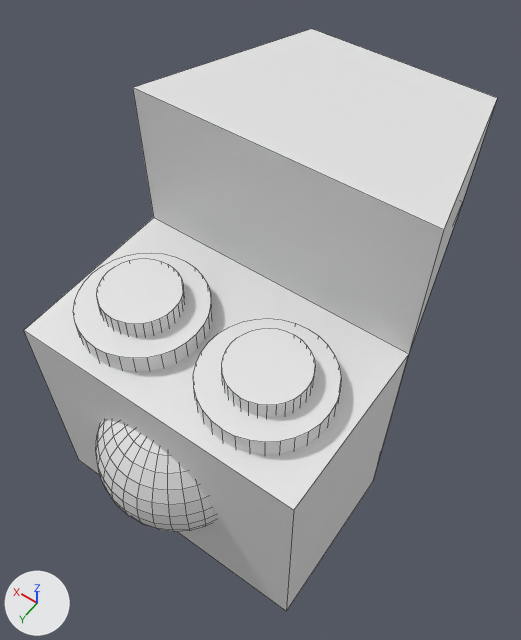
Before and after pictures for a commit that changed the Blender file Blender Team/Garrett's work/recording_thing_with_animation.blend.
One viewpoint serves both versions: a camera (50 mm lens) standing at (-2.58, 5.14, 8.15) and looking at (0.04, 1.47, 2.38). The axes (+X, +Y, +Z) are drawn at lower left. The lights are the same throughout. Mesh edges are drawn as thin lines.

The older version as bpy lines, for what is in view:
```python
me_cube_001 = bpy.data.meshes.new('Cube.001')
me_cube_001.from_pydata(...)  # 502 vertices, 530 faces; spans x -1.0..1.0, y -0.49..2.41, z -1.0..1.0
# before: 0 (-0.54, -0.49, -1.0), 1 (-0.7, -0.49, 0.88) at pixel (497, 98), 4 (0.4, -0.49, -1.0), 5 (0.65, -0.49, 0.88) at pixel (311, 28), 8 (-0.68, -0.49, 0.25) at pixel (462, 202)
# before: 11 (0.62, -0.49, 0.25)
me_cylinder = bpy.data.meshes.new('Cylinder')
me_cylinder.from_pydata(...)  # a 32-sided cylinder along z spanning x -1.0..1.0, y -1.0..1.0, z -1.0..1.0
me_cylinder_001 = bpy.data.meshes.new('Cylinder.001')
me_cylinder_001.from_pydata(...)  # a 32-sided cylinder along z spanning x -1.0..1.0, y -1.0..1.0, z -1.0..1.0
me_cylinder_002 = bpy.data.meshes.new('Cylinder.002')
me_cylinder_002.from_pydata(...)  # a 32-sided cylinder along z spanning x -1.0..1.0, y -1.0..1.0, z -1.0..1.0
me_cylinder_003 = bpy.data.meshes.new('Cylinder.003')
me_cylinder_003.from_pydata(...)  # a 32-sided cylinder along z spanning x -1.0..1.0, y -1.0..1.0, z -1.0..1.0
ob_cube = bpy.data.objects.new('Cube', me_cube_001)
ob_cube.location = (0.0, 0.0, 2.39)
ob_cube.scale = (1.49, 1.49, 2.05)
ob_cylinder = bpy.data.objects.new('Cylinder', me_cylinder)
ob_cylinder.location = (0.69, 2.38, 2.4)
ob_cylinder.scale = (0.617, 0.617, 0.699)
ob_cylinder_001 = bpy.data.objects.new('Cylinder.001', me_cylinder_001)
ob_cylinder_001.location = (0.69, 2.38, 2.57)
ob_cylinder_001.scale = (0.381, 0.381, 0.699)
ob_cylinder_002 = bpy.data.objects.new('Cylinder.002', me_cylinder_002)
ob_cylinder_002.location = (-0.68, 2.38, 2.4)
ob_cylinder_002.scale = (0.617, 0.617, 0.699)
ob_cylinder_003 = bpy.data.objects.new('Cylinder.003', me_cylinder_003)
ob_cylinder_003.location = (-0.69, 2.38, 2.57)
ob_cylinder_003.scale = (0.381, 0.381, 0.699)
```
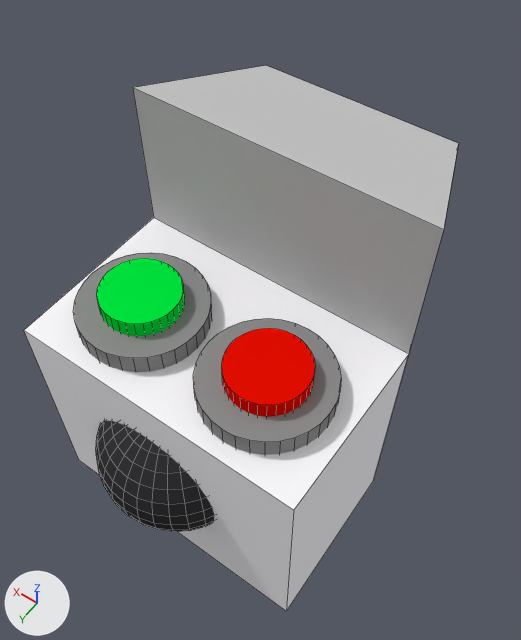
Edits to the bpy script that builds the scene:
```text
Add mat_back_piece:
    mat_back_piece = diffuse_material('back piece')
    mat_back_piece.base_color = (0.549, 0.549, 0.549)  # light grey #c4c4c4
Add mat_speaker:
    mat_speaker = diffuse_material('speaker')
    mat_speaker.base_color = (0.036, 0.0346, 0.0374)  # black #353436
Add mat_front_piece:
    mat_front_piece = diffuse_material('front piece')
    mat_front_piece.base_color = (0.985, 0.97, 1.0)  # white #fdfcff
Add mat_material_002:
    mat_material_002 = diffuse_material('Material.002')
    mat_material_002.base_color = (0.267, 0.267, 0.267)  # grey #8d8d8d
Add mat_button_green:
    mat_button_green = diffuse_material('button green')
    mat_button_green.base_color = (0.0, 0.8, 0.0476)  # green #00e73e
Add mat_material_003:
    mat_material_003 = diffuse_material('Material.003')
    mat_material_003.base_color = (0.267, 0.267, 0.267)  # grey #8d8d8d
Add mat_button_red:
    mat_button_red = diffuse_material('button red')
    mat_button_red.base_color = (0.8, 0.00442, 0.0)  # red #e70e00
Change me_cylinder_003:
    where me_cylinder_003.from_pydata(...)  # 64 vertices, 34 faces; spans x -1.0..1.0, y -1.0..1.0, z -1.0..1.0
    add me_cylinder_003.materials.append(mat_button_red)  # red #e70e00
Change me_cylinder_002:
    where me_cylinder_002.from_pydata(...)  # 64 vertices, 34 faces; spans x -1.0..1.0, y -1.0..1.0, z -1.0..1.0
    add me_cylinder_002.materials.append(mat_material_003)  # grey #8d8d8d
Change me_cylinder_001:
    where me_cylinder_001.from_pydata(...)  # 64 vertices, 34 faces; spans x -1.0..1.0, y -1.0..1.0, z -1.0..1.0
    add me_cylinder_001.materials.append(mat_button_green)  # green #00e73e
Change me_cylinder:
    where me_cylinder.from_pydata(...)  # 64 vertices, 34 faces; spans x -1.0..1.0, y -1.0..1.0, z -1.0..1.0
    add me_cylinder.materials.append(mat_material_002)  # grey #8d8d8d
Change me_cube_001:
    used by ob_cube; location = (0.0, 0.0, 2.39); scale = (1.49, 1.49, 2.05)
    remove me_cube_001.from_pydata(...)  # 502 vertices, 530 faces; spans x -1.0..1.0, y -0.49..2.41, z -1.0..1.0
    add me_cube_001.from_pydata(...)  # 502 vertices, 530 faces; spans x -1.0..1.0, y 0.04..2.41, z -1.0..1.0
    me_cube_001 part 1
    add for i in [0, 1, 4, 5, 8, 11]: me_cube_001.vertices[i].co += Vector((0.0, 0.54, 0.0))
    me_cube_001 part 2: 133 of the faces centred in x -1.0..1.0, y 0.9..2.11, z -1.0..0.25 switch from no material to mat_front_piece (white #fdfcff)
    me_cube_001 part 3: 388 of the faces centred in x -0.47..0.61, y 1.32..2.4, z -0.75..0.01 switch from no material to mat_speaker (black #353436)
    me_cube_001 part 4: all 5 faces centred in x -0.85..0.82, y -0.49..0.9, z 0.56..0.94 switch from no material to mat_back_piece (light grey #c3c3c3)
```

Location of each change, (x1, y1, x2, y2) in pixels of the pictures (521 x 640 px; the box of a moved part takes in the faces that stretch with it):
'Cube', reshaped, recoloured (8% narrower, 6% shorter): before (24, 29, 497, 611); after (24, 65, 458, 611)
'Cylinder.002', recoloured (white to grey): (193, 318, 341, 455) in both
'Cylinder', recoloured (white to grey): (74, 253, 212, 372) in both
'Cylinder.003', recoloured (white to red): (222, 328, 315, 417) in both
'Cylinder.001', recoloured (white to green): (97, 258, 185, 336) in both
part 1 of me_cube_001, moved or reshaped: before (133, 29, 497, 350); after (133, 65, 458, 230)
part 2 of me_cube_001, recoloured: (24, 217, 409, 611) in both
part 3 of me_cube_001, recoloured (grey to black): (96, 421, 215, 532) in both
part 4 of me_cube_001, recoloured: (133, 88, 443, 354) in both
